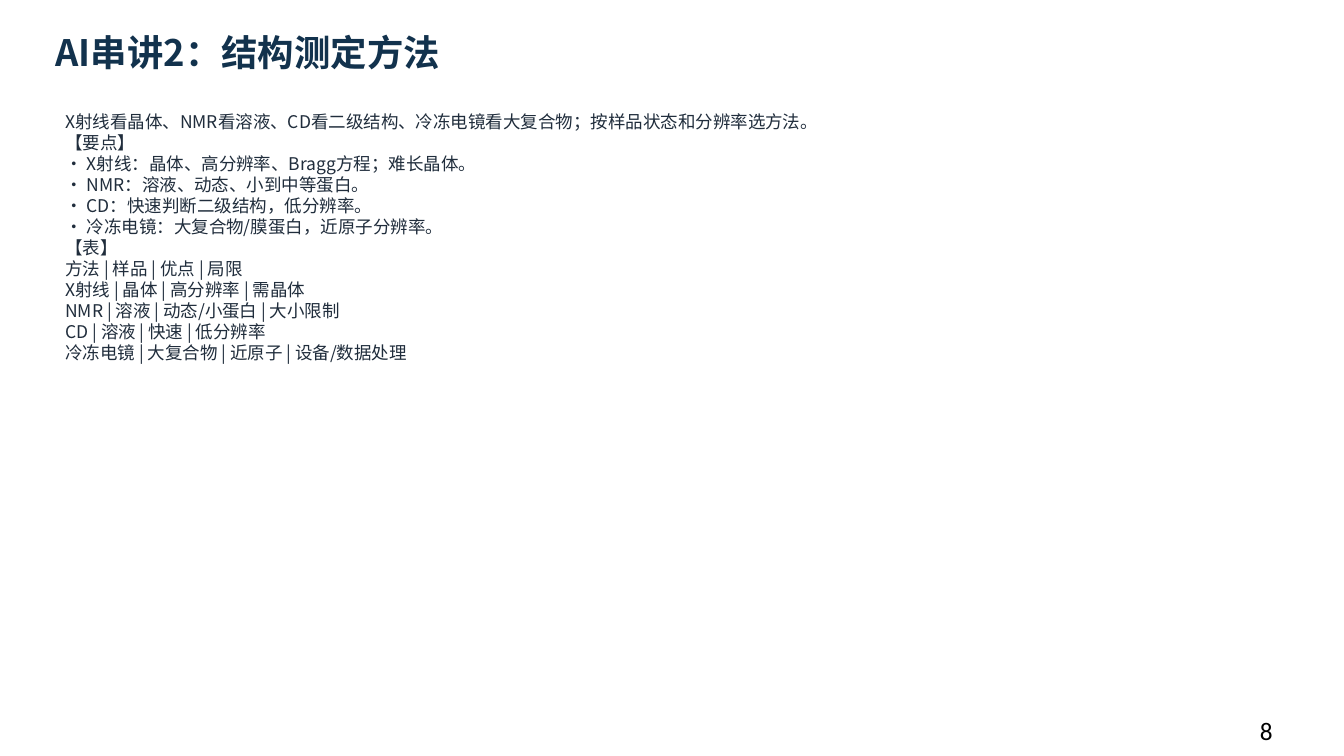
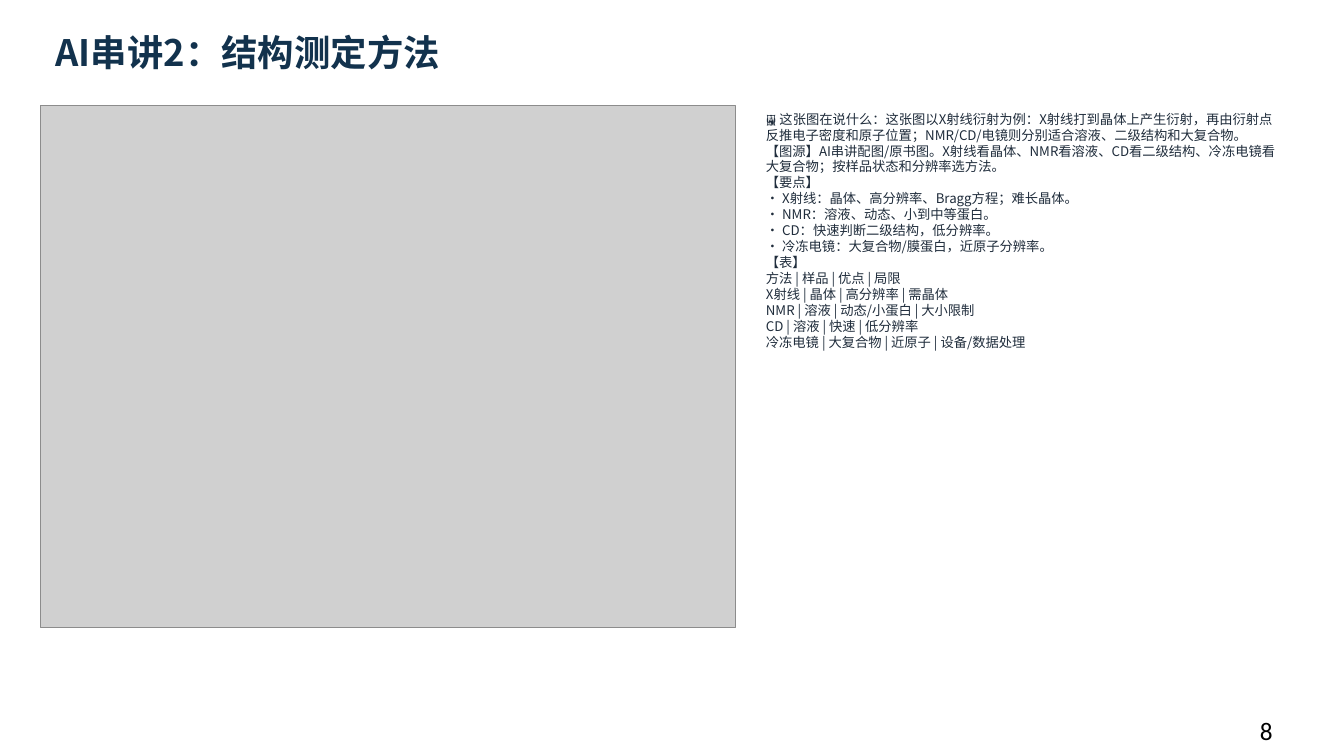
Before and after one commit to newkan-li/Biochemistry, a slide deck: slide 8 of downloads/bc03-ai-style.pptx. Drawn at 1344x756 pixels with LibreOffice and Linux fonts; fonts in the diff are those of the drawing; grey boxes stand for pictures. Boxes give left, top, right and bottom in pixels: in the first picture for what was removed or moved away, otherwise in the second. Text is boxed around its words. In the diff, an @@ line names an element or a change of style, - is before the commit and + after.

Commit message:
修复AI串讲页无图导致像空白:10个AI串讲页配图+图说,AI3配二级结构图;下载版重生成;版本20261112e

```diff
--- a/downloads/bc03-ai-style.pptx
+++ b/downloads/bc03-ai-style.pptx
@@ picture added at (40, 106, 736, 627) @@
@@ text at (766, 113, 1275, 350): text changed; size 12.5 to 9.5 pt @@
-X射线看晶体、NMR看溶液、CD看二级结构、冷冻电镜看大复合物；按样品状态和分辨率选方法。
-【要点】
-• X射线：晶体、高分辨率、Bragg方程；难长晶体。
-• NMR：溶液、动态、小到中等蛋白。
-• CD：快速判断二级结构，低分辨率。
-• 冷冻电镜：大复合物/膜蛋白，近原子分辨率。
-【表】
-方法 | 样品 | 优点 | 局限
-X射线 | 晶体 | 高分辨率 | 需晶体
-NMR | 溶液 | 动态/小蛋白 | 大小限制
-CD | 溶液 | 快速 | 低分辨率
-冷冻电镜 | 大复合物 | 近原子 | 设备/数据处理
+🖼 这张图在说什么：这张图以X射线衍射为例：X射线打到晶体上产生衍射，再由衍射点反推电子密度和原子位置；NMR/CD/电镜则分别适合溶液、二级结构和大复合物。
+【图源】AI串讲配图/原书图。X射线看晶体、NMR看溶液、CD看二级结构、冷冻电镜看大复合物；按样品状态和分辨率选方法。
+【要点】
+• X射线：晶体、高分辨率、Bragg方程；难长晶体。
+• NMR：溶液、动态、小到中等蛋白。
+• CD：快速判断二级结构，低分辨率。
+• 冷冻电镜：大复合物/膜蛋白，近原子分辨率。
+【表】
+方法 | 样品 | 优点 | 局限
+X射线 | 晶体 | 高分辨率 | 需晶体
+NMR | 溶液 | 动态/小蛋白 | 大小限制
+CD | 溶液 | 快速 | 低分辨率
+冷冻电镜 | 大复合物 | 近原子 | 设备/数据处理
```
Also in this commit, not shown: 9 other slides changed, 6 other files.
